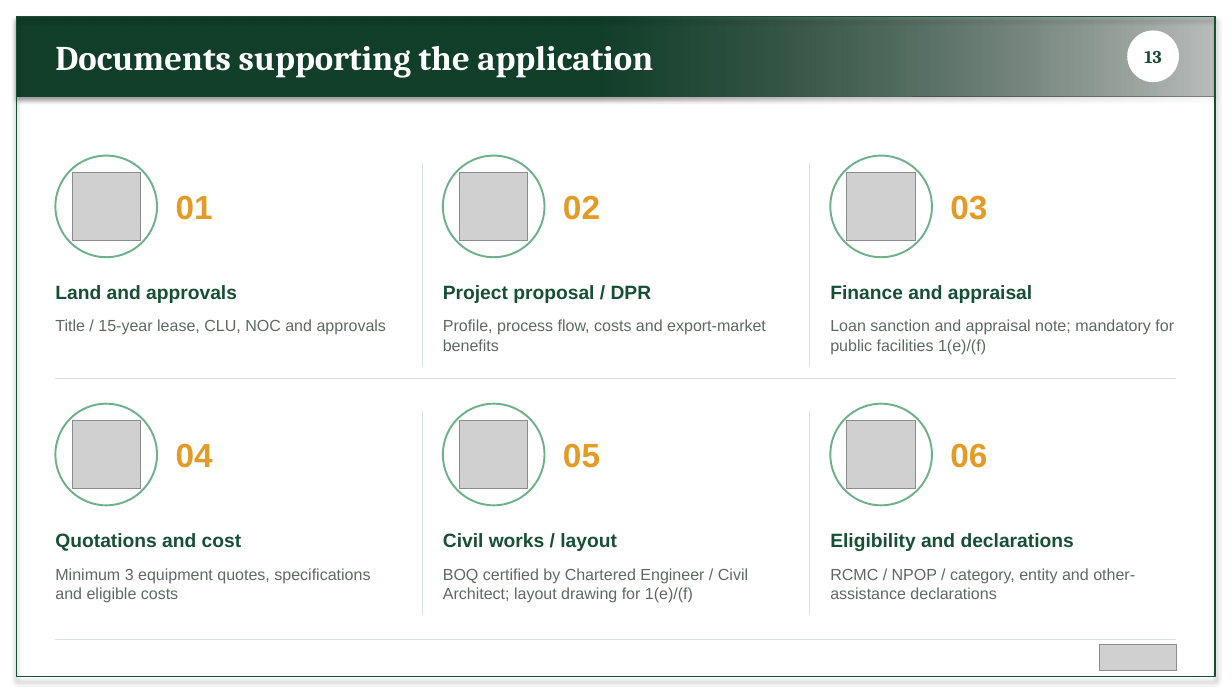
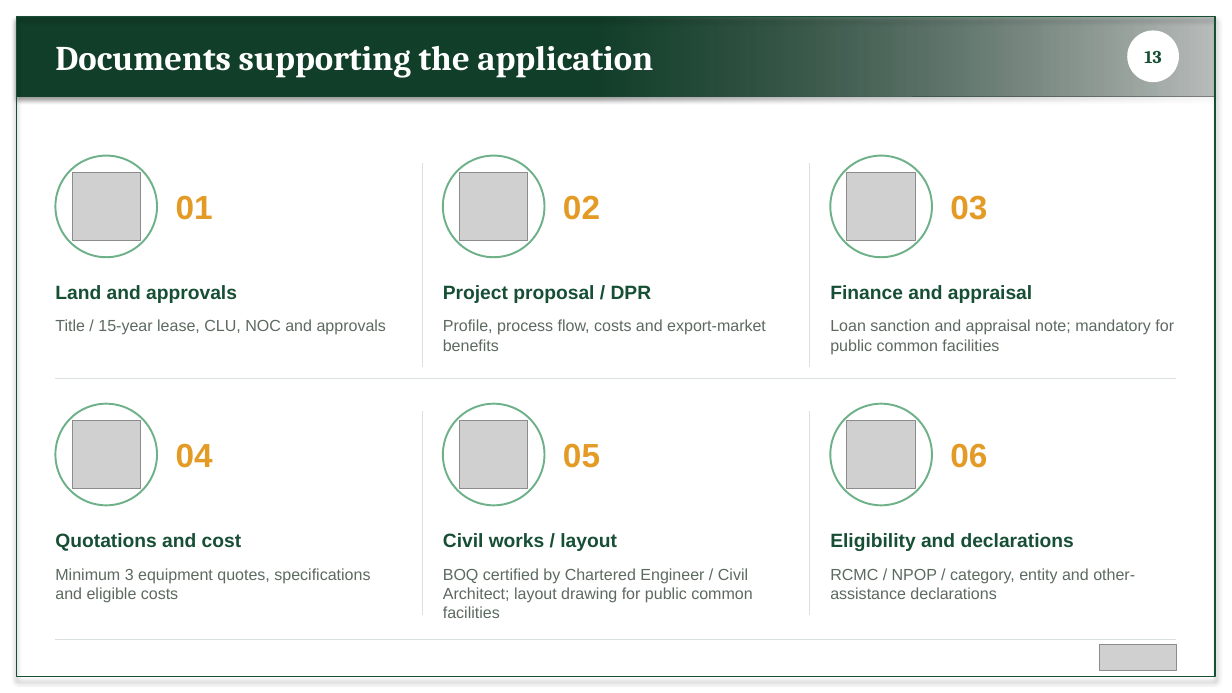
Before and after one commit to BantheFox012/FM, a slide deck: slide 13 of APEDA_BKNY.pptx. Drawn at 1232x693 pixels with LibreOffice and Linux fonts; fonts in the diff are those of the drawing; grey boxes stand for pictures. Boxes give left, top, right and bottom in pixels: in the first picture for what was removed or moved away, otherwise in the second. Text is boxed around its words. In the diff, an @@ line names an element or a change of style, - is before the commit and + after.

```diff
--- a/APEDA_BKNY.pptx
+++ b/APEDA_BKNY.pptx
@@ text at bbox=[830, 319, 1174, 355]: text changed @@
-Loan sanction and appraisal note; mandatory for public facilities 1(e)/(f)
+Loan sanction and appraisal note; mandatory for public common facilities
@@ text at bbox=[443, 568, 752, 618]: text changed @@
-BOQ certified by Chartered Engineer / Civil Architect; layout drawing for 1(e)/(f)
+BOQ certified by Chartered Engineer / Civil Architect; layout drawing for public common facilities
```
Also in this commit, not shown: 1 other slide changed.
